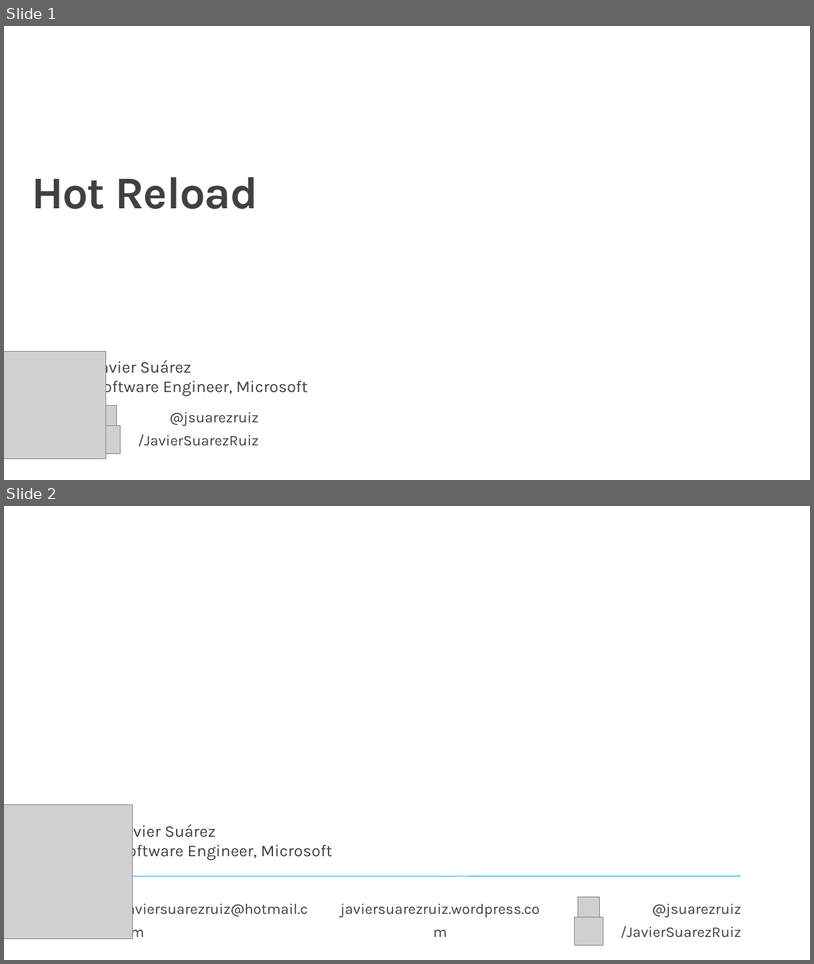
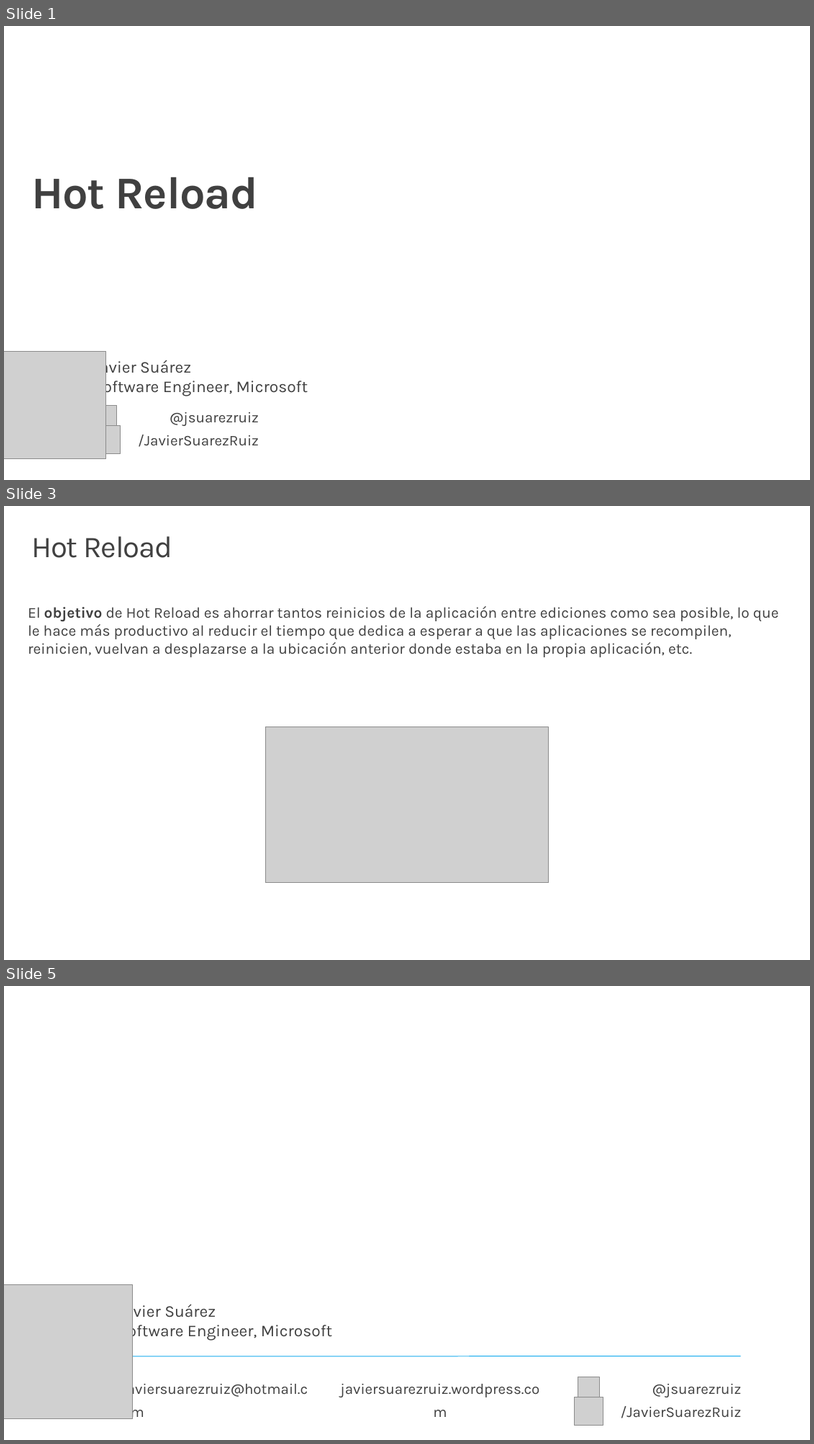
Before and after one commit to jsuarezruiz/taller-dotnet-maui, a slide deck: Bloque 3 - Creación de primera App/Taller11 - Hot Reload.pptx. Shown one above the other, each under a label of ours: slides 1 and 2 before the commit, slides 1, 3 and 5 after it; the slides between them are not shown. The pictures are 814x964 and 814x1444 pixels, drawn with LibreOffice and Linux fonts; fonts in the diff are those of the drawing; grey boxes stand for pictures; background and template pictures are left out. Boxes give left, top, right and bottom in pixels: in the first picture for what was removed or moved away, otherwise in the second. Text is boxed around its words. In the diff, an @@ line names an element or a change of style, - is before the commit and + after.

```diff
--- a/Bloque 3 - Creación de primera App/Taller11 - Hot Reload.pptx
+++ b/Bloque 3 - Creación de primera App/Taller11 - Hot Reload.pptx
@@ slide 3 added at [4, 506, 810, 960], background #FFFFFF @@
@@ title added at [31, 536, 172, 558], 36 pt, text #404040 @@
+Hot Reload
@@ text added at [28, 606, 779, 657], 18 pt, text #404040 @@
+El objetivo de Hot Reload es ahorrar tantos reinicios de la aplicación entre ediciones como sea posible, lo que le hace más productivo al reducir el tiempo que dedica a esperar a que las aplicaciones se recompilen, reinicien, vuelvan a desplazarse a la ubicación anterior donde estaba en la propia aplicación, etc.
@@ picture added at [265, 727, 549, 883] @@
@@ what was slide 2 is now slide 5 @@
```
Also in this commit, not shown: 2 other slides added.
